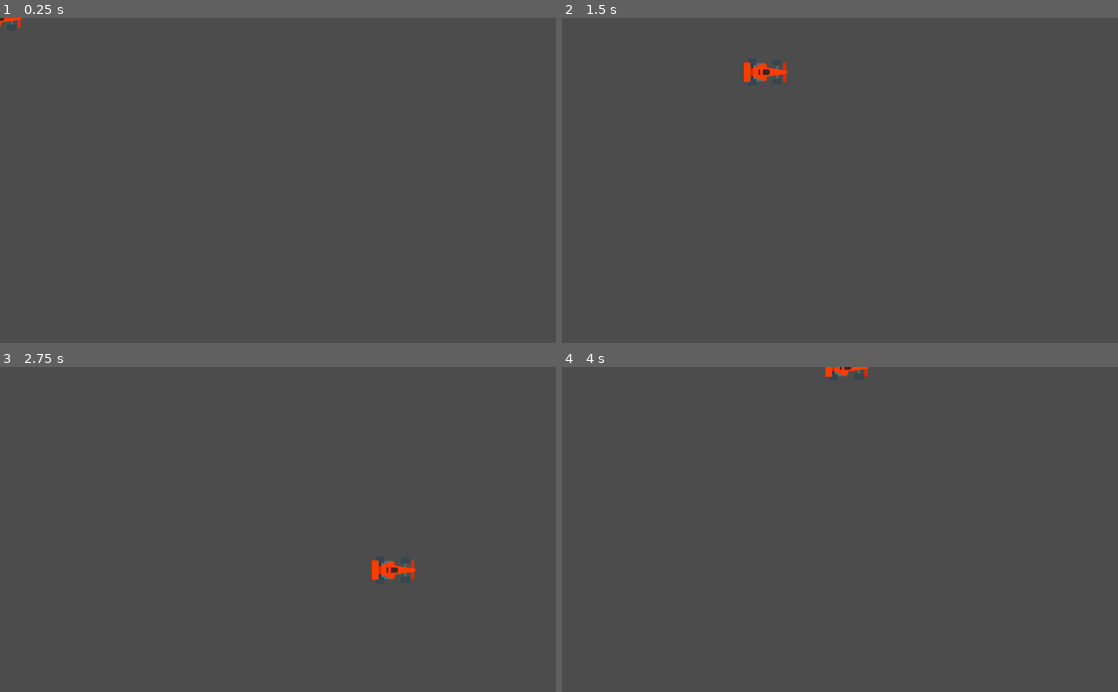
Above: before the commit, frames 1-4 (two rows, left to right).
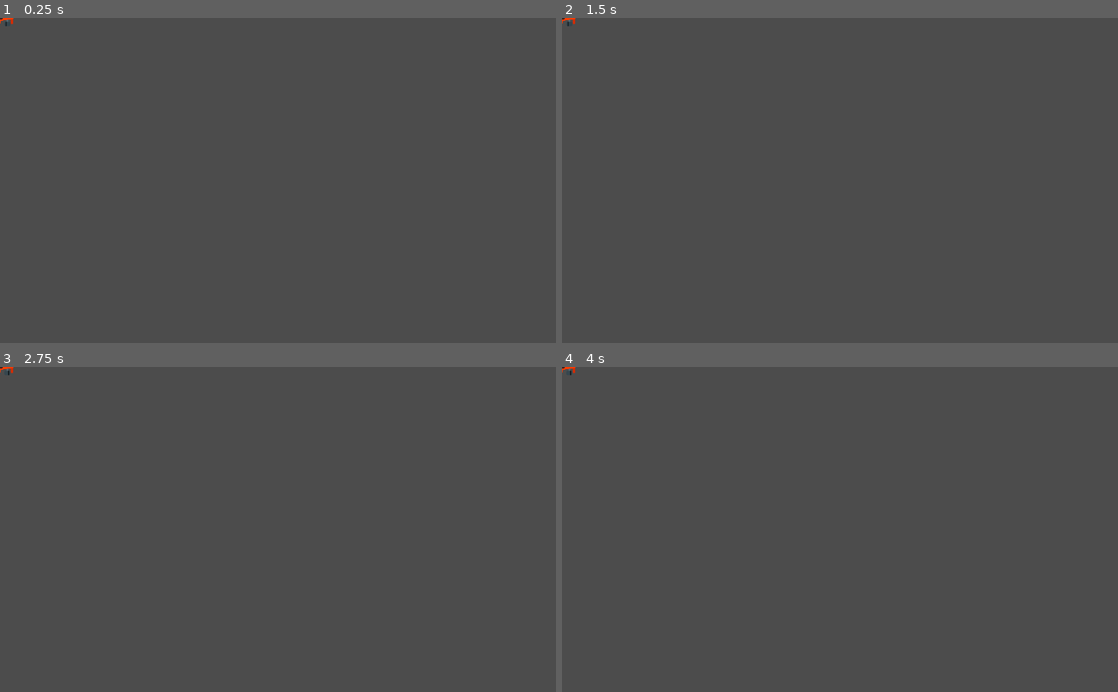
Above: after the commit, the same moments.

Repository: Wendelize/FysikProjekt
Game: Godot game, scene res://Car.tscn
Two runs of this game, one before a commit and one after it. Both use one fixed random seed, a clock stepped at 60 frames per second and the inputs below.
Inputs:
- Up to frame 1 (0.25 s): no input
- Up to frame 2 (1.5 s): tap Enter at 0.5 s; hold Right (ui_right) 0.53-1.28 s; hold Down (ui_down) from 1.28 s (still down)
- Up to frame 3 (2.75 s): release Down (ui_down) at 2.03 s; hold Right (ui_right) from 2.03 s (still down)
- Up to frame 4 (4 s): release Right (ui_right) at 2.78 s; hold Up (ui_up) 2.78-3.53 s; hold Left (ui_left) from 3.53 s (still down)

The runs differ from the first frame. In frame 1, less than 0.1% of the frame differs, in the area x 0-4%, y 0-3%; in frame 2, 0.4%; in frame 3, 0.4%, in the area x 0-75%, y 0-66%; in frame 4, 0.2%.

Commit message:
Animation

Diff:
--- a/Project/Car.gd
+++ b/Project/Car.gd
@@ -1,28 +1,13 @@
-extends Area2D
+extends KinematicBody2D
 
-export var speed = 500
-var screenSize
+# Declare member variables here. Examples:
+# var a = 2
+# var b = "text"
 
 # Called when the node enters the scene tree for the first time.
 func _ready():
-	screenSize = get_viewport_rect().size
+	pass # Replace with function body.
 
 # Called every frame. 'delta' is the elapsed time since the previous frame.
-func _process(delta):
-	var dir = Vector2()
-	if Input.is_action_pressed("ui_right"):
-		dir.x += 1
-	if Input.is_action_pressed("ui_left"):
-		dir.x -= 1
-	if Input.is_action_pressed("ui_up"):
-		dir.y -= 1
-	if Input.is_action_pressed("ui_down"):
-		dir.y += 1
-	if dir.length() > 0:
-		dir = dir.normalized() * speed
-		$AnimatedSprite.play()
-	else:
-		$AnimatedSprite.stop()
-	position += dir * delta
-	position.x = clamp(position.x, 0, screenSize.x)
-	position.y = clamp(position.y, 0, screenSize.y)
+#func _process(delta):
+#	pass
--- a/Project/Car.tscn
+++ b/Project/Car.tscn
@@ -1,25 +1,29 @@
-[gd_scene load_steps=5 format=2]
+[gd_scene load_steps=6 format=2]
 
 [ext_resource path="res://Car.gd" type="Script" id=1]
-[ext_resource path="res://car1.png" type="Texture" id=2]
+[ext_resource path="res://CarDrive1.png" type="Texture" id=2]
+[ext_resource path="res://CarDrive2.png" type="Texture" id=3]
 
 [sub_resource type="RectangleShape2D" id=2]
-extents = Vector2( 39.9414, 25.5466 )
+extents = Vector2( 39.9253, 25.1864 )
 
 [sub_resource type="SpriteFrames" id=3]
 animations = [ {
-"frames": [ ExtResource( 2 ) ],
+"frames": [ ExtResource( 2 ), ExtResource( 3 ) ],
 "loop": true,
 "name": "default",
-"speed": 5.0
+"speed": 10.0
 } ]
 
-[node name="Area2D" type="Area2D"]
+[node name="KinematicBody2D" type="KinematicBody2D"]
 script = ExtResource( 1 )
 
 [node name="CollisionShape2D" type="CollisionShape2D" parent="."]
 shape = SubResource( 2 )
 
 [node name="AnimatedSprite" type="AnimatedSprite" parent="."]
+rotation = 1.5708
 scale = Vector2( 0.05, 0.05 )
 frames = SubResource( 3 )
+frame = 1
+playing = true
Not shown, removed: Project/car1.png.import
